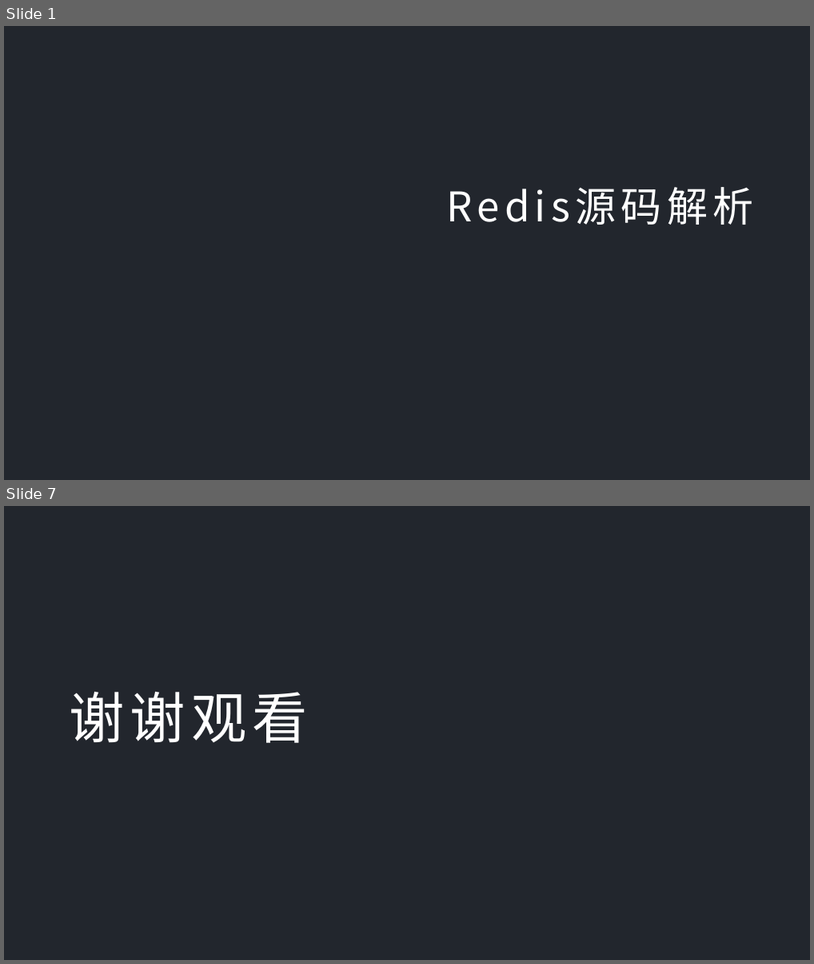
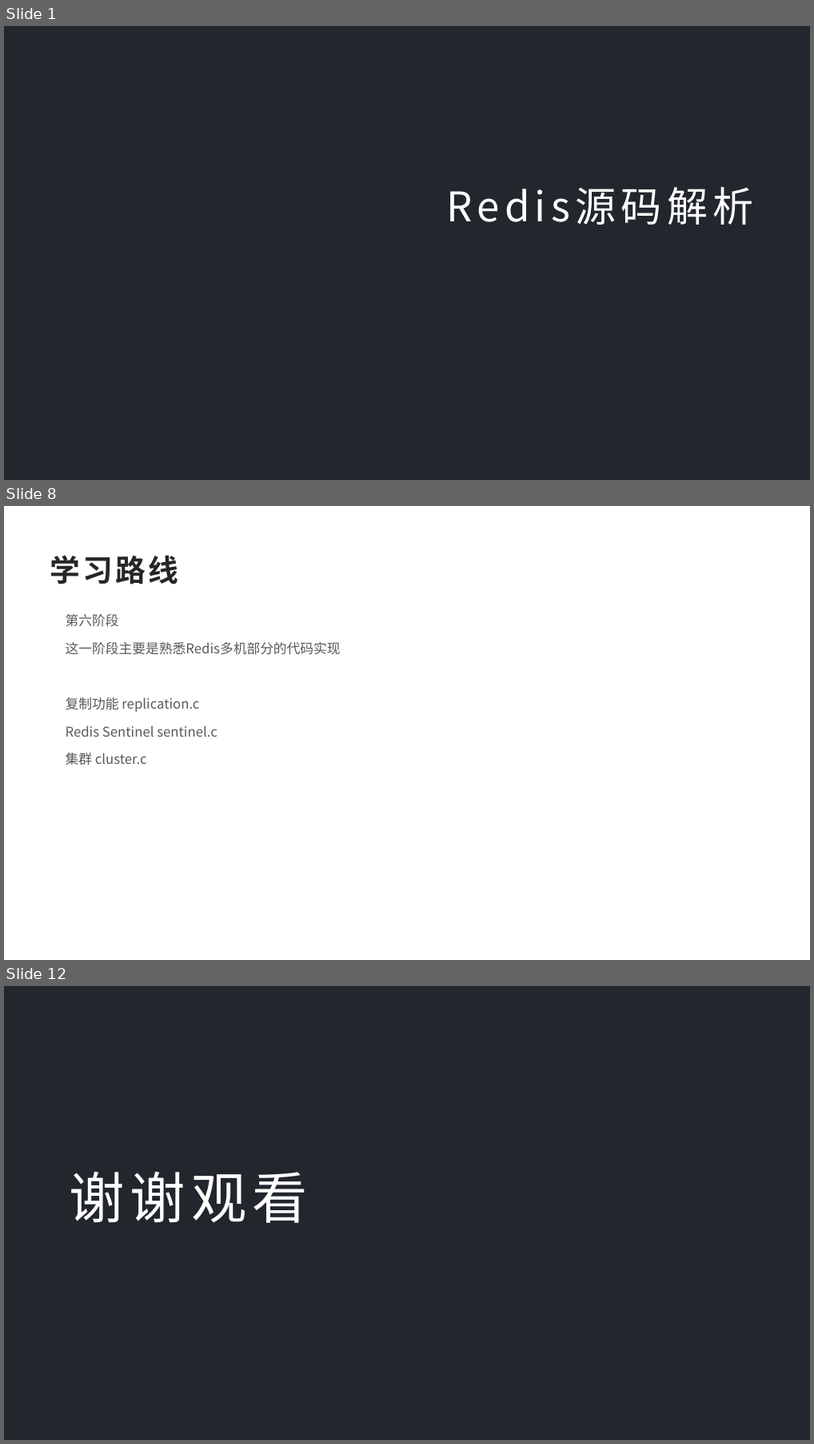
Before and after one commit to dylan7168/springcloud, a slide deck: document/SpringCloud融会贯通/07-Redis源码解析.pptx. Shown one above the other, each under a label of ours: slides 1 and 7 before the commit, slides 1, 8 and 12 after it; the slides between them are not shown. The pictures are 814x964 and 814x1444 pixels, drawn with LibreOffice and Linux fonts; fonts in the diff are those of the drawing; background and template pictures are left out. Boxes give left, top, right and bottom in pixels: in the first picture for what was removed or moved away, otherwise in the second. Text is boxed around its words. In the diff, an @@ line names an element or a change of style, - is before the commit and + after.

Commit message:
redis

```diff
--- a/document/SpringCloud融会贯通/07-Redis源码解析.pptx
+++ b/document/SpringCloud融会贯通/07-Redis源码解析.pptx
@@ slide 8 added at (4,506,810,960), background #FFFFFF @@
@@ text added at (50,555,178,584), 36 pt, text #262626, bold @@
+学习路线
@@ text added at (66,614,341,765), 16 pt, text #595959 @@
+第六阶段
+这一阶段主要是熟悉Redis多机部分的代码实现
+复制功能 replication.c
+Redis Sentinel sentinel.c
+集群 cluster.c
@@ what was slide 7 is now slide 12 @@
```
Also in this commit, not shown: 3 slides changed, 6 other slides added, 2 slides removed, 5 other files.
